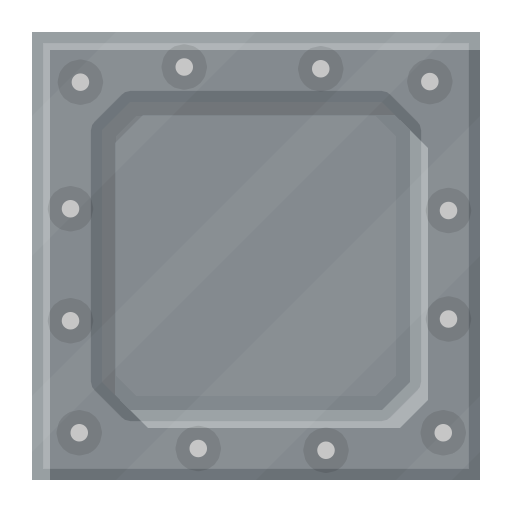
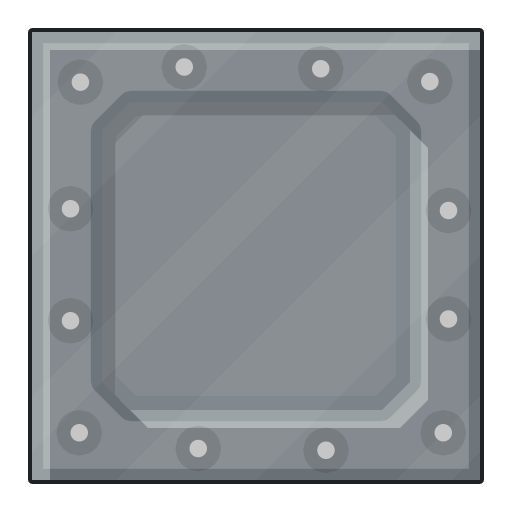
The second 512x512 image is a revision of the first. Changes to its layers:
pixels changed over [28,28,484,484] (layer not identified)
